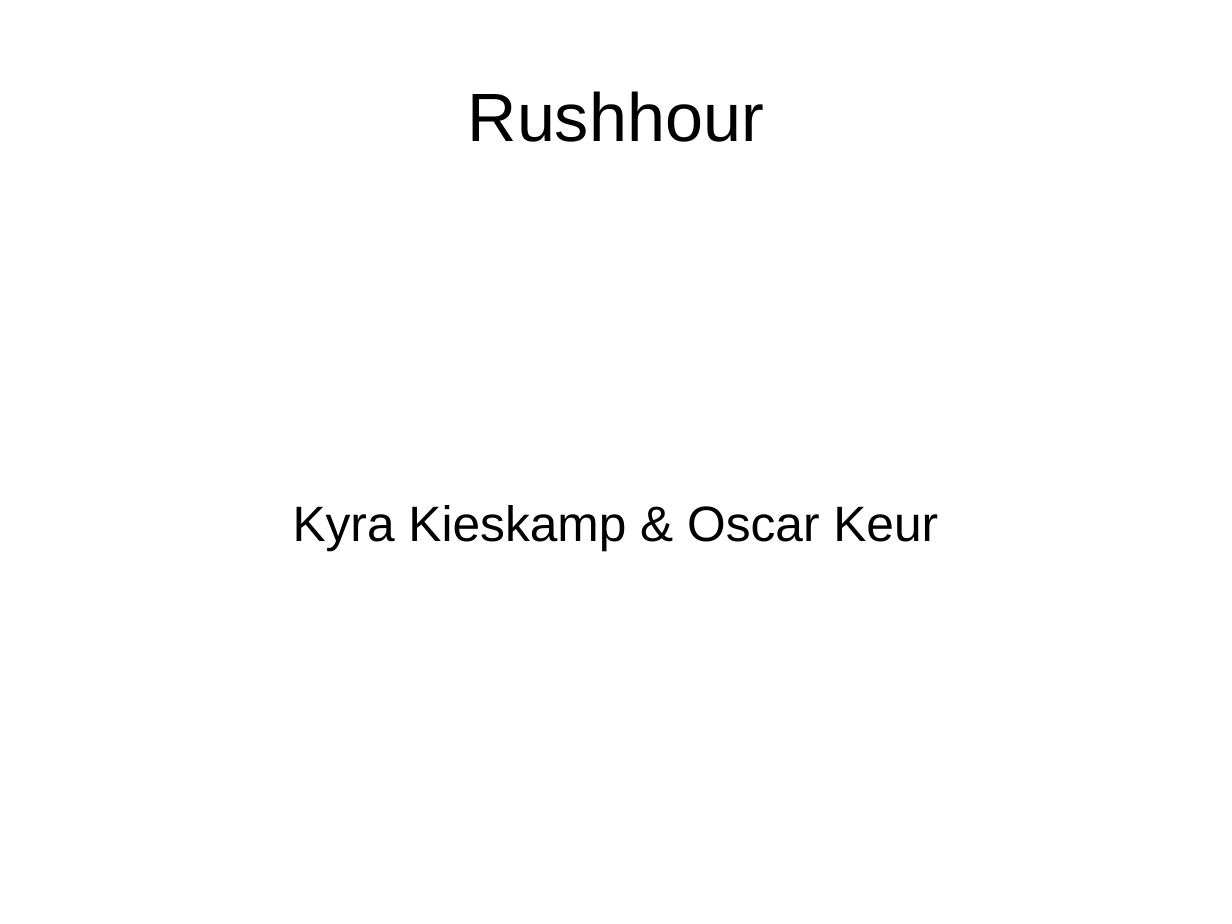
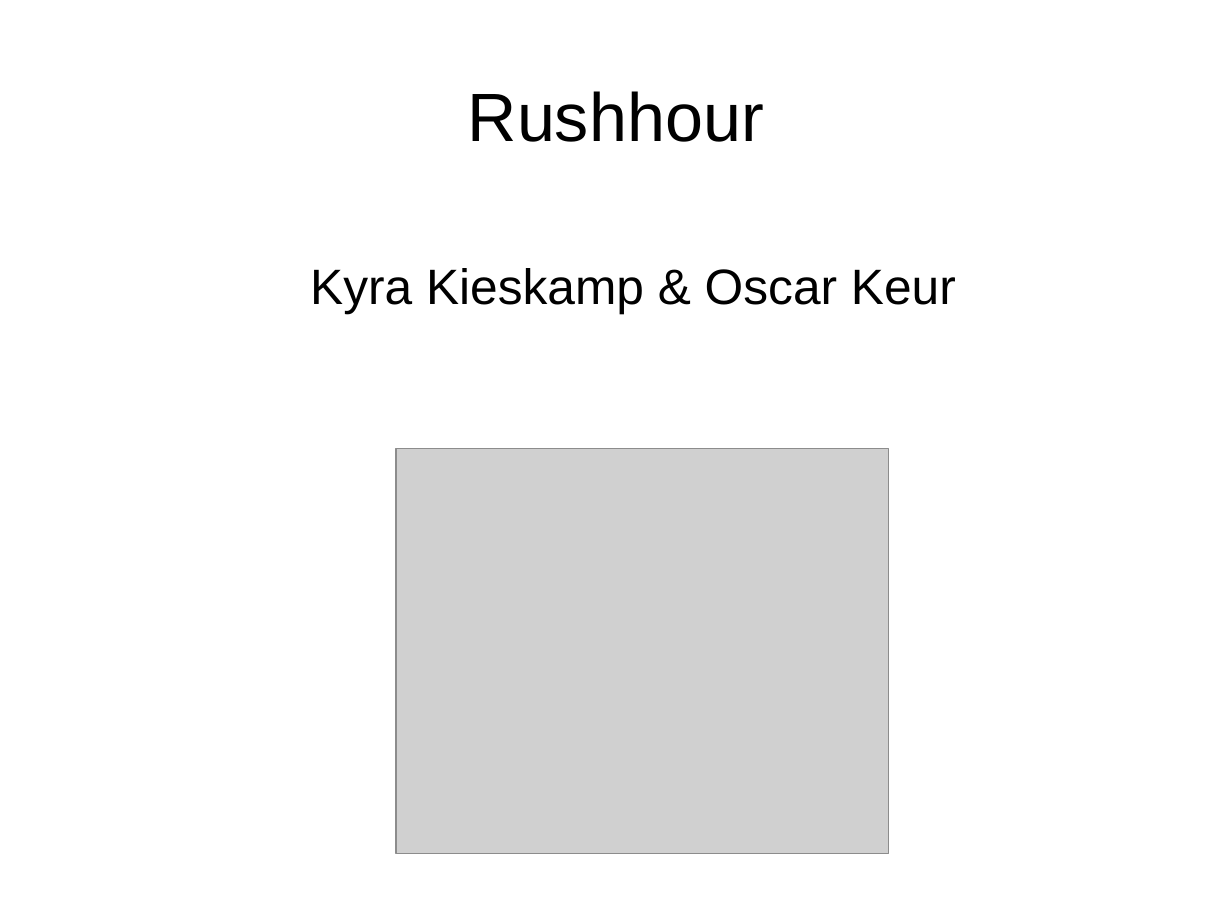
Before and after one commit to oekeur/MinProg_Heuristieken, a slide deck: slide 1 of Presentation rushhour week 4.odp. Drawn at 1232x924 pixels with LibreOffice and Linux fonts; fonts in the diff are those of the drawing; grey boxes stand for pictures. Boxes give left, top, right and bottom in pixels: in the first picture for what was removed or moved away, otherwise in the second. Text is boxed around its words. In the diff, an @@ line names an element or a change of style, - is before the commit and + after.

Commit message:
presentation updated

```diff
--- a/Presentation rushhour week 4.odp
+++ b/Presentation rushhour week 4.odp
@@ subtitle "Kyra Kieskamp & Oscar Keur": place and size @@
-subtitle "Kyra Kieskamp & Oscar Keur" at bbox=[293, 505, 938, 550]
+subtitle "Kyra Kieskamp & Oscar Keur" at bbox=[310, 268, 956, 314]
@@ picture added at bbox=[396, 449, 889, 854] @@
```
Also in this commit, not shown: 7 slides added, 5 slides removed.
